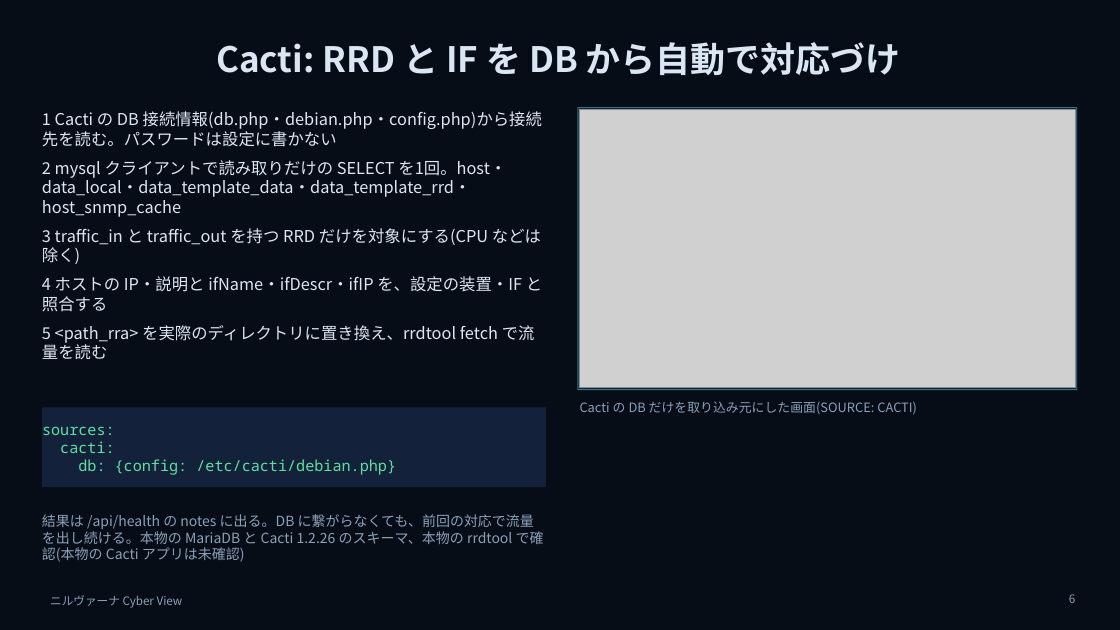
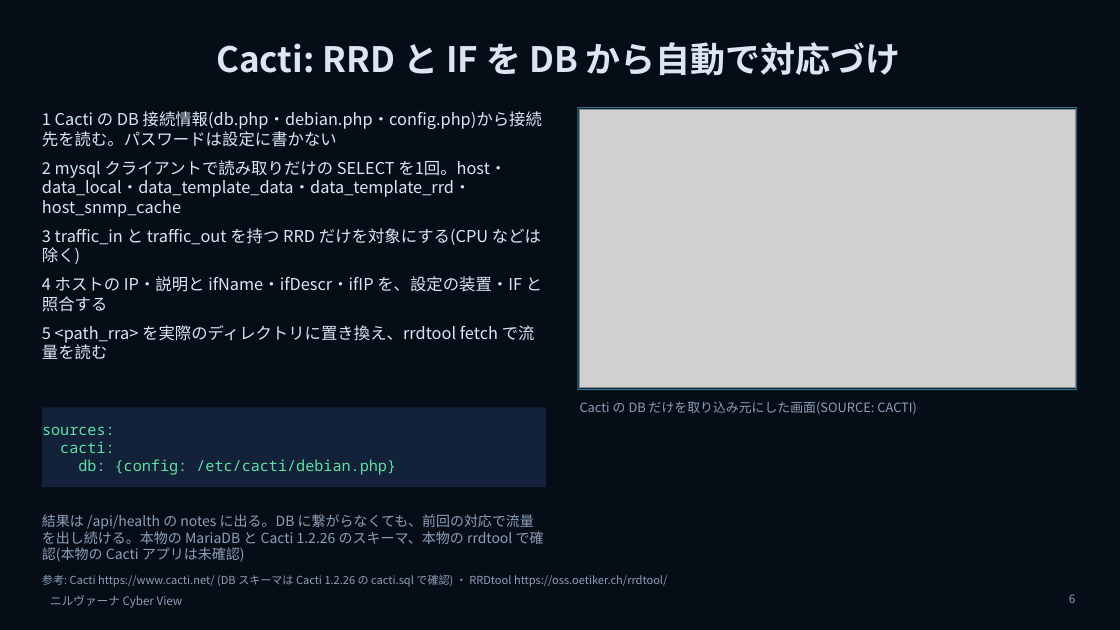
Before and after one commit to w-index-m/network-lab-emulator, a slide deck: slide 6 of docs/nirvana-introduction.pptx. Drawn at 1120x630 pixels with LibreOffice and Linux fonts; fonts in the diff are those of the drawing; grey boxes stand for pictures. Boxes give left, top, right and bottom in pixels: in the first picture for what was removed or moved away, otherwise in the second. Text is boxed around its words. In the diff, an @@ line names an element or a change of style, - is before the commit and + after.

```diff
--- a/docs/nirvana-introduction.pptx
+++ b/docs/nirvana-introduction.pptx
@@ text added at bbox=[42, 575, 667, 587], 9.5 pt, text #8BA0B8 @@
+参考: Cacti https://www.cacti.net/ (DB スキーマは Cacti 1.2.26 の cacti.sql で確認) ・ RRDtool https://oss.oetiker.ch/rrdtool/
```
Also in this commit, not shown: 4 other slides changed, 1 slide added.
